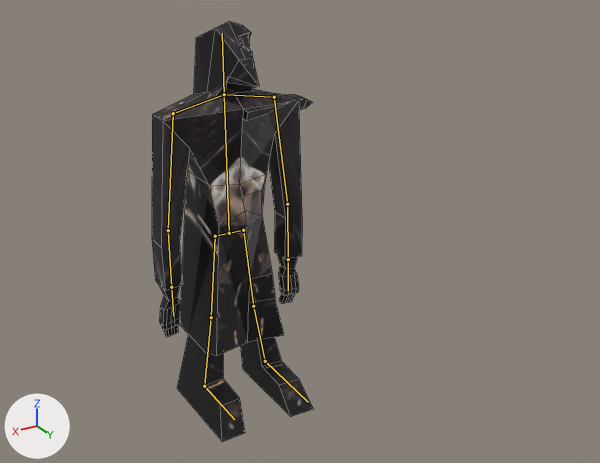
An edit to the Blender file characters/plaguerobot.blend, drawn before and after from the same camera.
Rendered twice from a camera (50 mm lens) standing at (0.904, 1.879, 0.896) and looking at (-0.088, 0.225, 0.068). The lights are fixed; the arrows at lower left show +X, +Y and +Z. The bones that bend it are drawn over the model as lines. Mesh edges are drawn as thin lines.

The first picture shows 'doctor'.
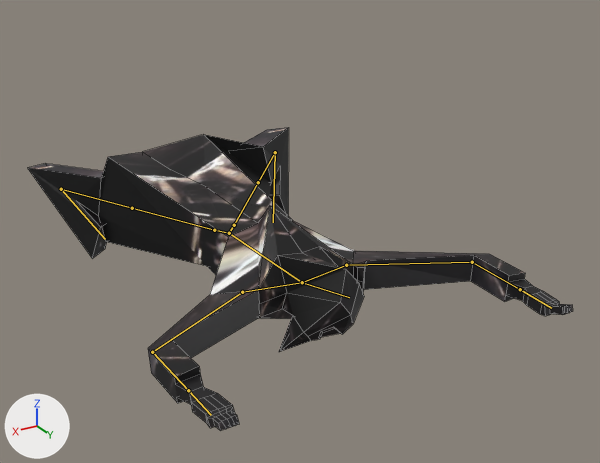
The newer file adds an action. The first version stands in its rest pose; the second is drawn at frame 0 of the action 'deadpose'.

Location of each change, (x1, y1, x2, y2) in pixels of the pictures (600 x 463 px):
```json
{"object": "doctor", "change": "posed", "before": [152, 21, 313, 442], "after": [28, 127, 573, 431], "on screen": "237% wider, 28% shorter"}
{"bone": "bone_spine", "before": "(229, 233) to (224, 94)", "after": "(229, 233) to (302, 282)"}
{"bone": "bone_arm_upper_left", "before": "(274, 97) to (287, 204)", "after": "(346, 265) to (472, 262)"}
{"bone": "bone_arm_lower_left", "before": "(287, 204) to (288, 259)", "after": "(472, 262) to (520, 289)"}
{"bone": "bone_head", "before": "(224, 94) to (222, 33)", "after": "(302, 282) to (349, 297)"}
{"bone": "bone_arm_upper_right", "before": "(173, 113) to (168, 230)", "after": "(242, 292) to (152, 352)"}
{"bone": "bone_arm_lower_right", "before": "(168, 230) to (171, 287)", "after": "(152, 352) to (188, 390)"}
{"bone": "bone_hip_left", "before": "(229, 233) to (243, 230)", "after": "(229, 233) to (234, 225)"}
{"bone": "bone_quad_left", "before": "(243, 230) to (253, 306)", "after": "(234, 225) to (258, 182)"}
{"bone": "bone_calf_left", "before": "(253, 306) to (265, 361)", "after": "(258, 182) to (275, 152)"}
{"bone": "bone_left_foot", "before": "(265, 361) to (308, 402)", "after": "(275, 152) to (273, 222)"}
{"bone": "bone_hip_right", "before": "(229, 233) to (215, 236)", "after": "(229, 233) to (214, 230)"}
{"bone": "bone_quad_right", "before": "(215, 236) to (211, 317)", "after": "(214, 230) to (132, 208)"}
{"bone": "bone_calf_right", "before": "(211, 317) to (204, 386)", "after": "(132, 208) to (61, 189)"}
{"bone": "bone_right_foot", "before": "(204, 386) to (234, 419)", "after": "(61, 189) to (105, 239)"}
```

The change, as JSON lines over the scene's bpy script:
```json
{"block": "bone_bone_spine", "where": "bone_bone_spine = bpy.data.objects['Armature'].pose.bones['bone_spine']"}
{"op": "set", "path": "bone_bone_spine.rotation_quaternion", "old": "(1.0, 0.0, 0.0, 0.0)", "new": "(0.721, 0.693, 0.0, 0.0)", "note": "degrees (0, 0, 0) -> degrees (88, 0, 0)"}
{"block": "bone_bone_arm_upper_left", "where": "bone_bone_arm_upper_left = bpy.data.objects['Armature'].pose.bones['bone_arm_upper_left']  # child of 'bone_shoulder_left'"}
{"op": "set", "path": "bone_bone_arm_upper_left.rotation_quaternion", "old": "(1.0, 0.0, 0.0, 0.0)", "new": "(0.57, 0.006, 0.005, 0.821)", "note": "degrees (0, 0, 0) -> degrees (1, 0, 110)"}
{"block": "bone_bone_arm_lower_left", "where": "bone_bone_arm_lower_left = bpy.data.objects['Armature'].pose.bones['bone_arm_lower_left']  # child of 'bone_arm_upper_left'"}
{"op": "set", "path": "bone_bone_arm_lower_left.rotation_quaternion", "old": "(1.0, 0.0, 0.0, 0.0)", "new": "(0.81, 0.023, 0.001, 0.585)", "note": "degrees (0, 0, 0) -> degrees (2, -1, 72)"}
{"block": "bone_bone_head", "where": "bone_bone_head = bpy.data.objects['Armature'].pose.bones['bone_head']  # child of 'bone_spine'"}
{"op": "set", "path": "bone_bone_head.location", "old": "(0.0, 0.0, 0.0)", "new": "(0.0, -0.247, 0.255)"}
{"op": "set", "path": "bone_bone_head.rotation_quaternion", "old": "(1.0, 0.0, 0.0, 0.0)", "new": "(0.857, -0.092, -0.502, -0.073)", "note": "degrees (0, 0, 0) -> degrees (-10, -61, -4)"}
{"block": "bone_bone_arm_upper_right", "where": "bone_bone_arm_upper_right = bpy.data.objects['Armature'].pose.bones['bone_arm_upper_right']  # child of 'bone_shoulder_right'"}
{"op": "set", "path": "bone_bone_arm_upper_right.rotation_quaternion", "old": "(1.0, 0.0, 0.0, 0.0)", "new": "(0.57, 0.006, -0.005, -0.821)", "note": "degrees (0, 0, 0) -> degrees (1, 0, -110)"}
{"block": "bone_bone_arm_lower_right", "where": "bone_bone_arm_lower_right = bpy.data.objects['Armature'].pose.bones['bone_arm_lower_right']  # child of 'bone_arm_upper_right'"}
{"op": "set", "path": "bone_bone_arm_lower_right.rotation_quaternion", "old": "(1.0, 0.0, 0.0, 0.0)", "new": "(0.81, 0.023, -0.001, -0.585)", "note": "degrees (0, 0, 0) -> degrees (2, 1, -72)"}
{"block": "bone_bone_hip_left", "where": "bone_bone_hip_left = bpy.data.objects['Armature'].pose.bones['bone_hip_left']"}
{"op": "set", "path": "bone_bone_hip_left.rotation_quaternion", "old": "(1.0, 0.0, 0.0, 0.0)", "new": "(0.923, 0.056, 0.028, 0.379)", "note": "degrees (0, 0, 0) -> degrees (7, 1, 45)"}
{"block": "bone_bone_quad_left", "where": "bone_bone_quad_left = bpy.data.objects['Armature'].pose.bones['bone_quad_left']  # child of 'bone_hip_left'"}
{"op": "set", "path": "bone_bone_quad_left.rotation_quaternion", "old": "(1.0, 0.0, 0.0, 0.0)", "new": "(0.526, 0.488, 0.502, 0.483)", "note": "degrees (0, 0, 0) -> degrees (89, 3, 88)"}
{"block": "bone_bone_calf_left", "where": "bone_bone_calf_left = bpy.data.objects['Armature'].pose.bones['bone_calf_left']  # child of 'bone_quad_left'"}
{"op": "set", "path": "bone_bone_calf_left.rotation_quaternion", "old": "(1.0, 0.0, 0.0, 0.0)", "new": "(0.999, -0.038, -0.001, -0.002)", "note": "degrees (0, 0, 0) -> degrees (-4, 0, 0)"}
{"block": "bone_bone_left_foot", "where": "bone_bone_left_foot = bpy.data.objects['Armature'].pose.bones['bone_left_foot']  # child of 'bone_calf_left'"}
{"op": "set", "path": "bone_bone_left_foot.location", "old": "(0.0, 0.0, 0.0)", "new": "(-0.005, -0.008, -0.001)"}
{"op": "set", "path": "bone_bone_left_foot.rotation_quaternion", "old": "(1.0, 0.0, 0.0, 0.0)", "new": "(0.882, 0.084, 0.0, -0.464)", "note": "degrees (0, 0, 0) -> degrees (9, 4, -55)"}
{"block": "bone_bone_hip_right", "where": "bone_bone_hip_right = bpy.data.objects['Armature'].pose.bones['bone_hip_right']"}
{"op": "set", "path": "bone_bone_hip_right.rotation_quaternion", "old": "(1.0, 0.0, 0.0, 0.0)", "new": "(0.924, 0.054, -0.028, -0.378)", "note": "degrees (0, 0, 0) -> degrees (7, -1, -45)"}
{"block": "bone_bone_quad_right", "where": "bone_bone_quad_right = bpy.data.objects['Armature'].pose.bones['bone_quad_right']  # child of 'bone_hip_right'"}
{"op": "set", "path": "bone_bone_quad_right.rotation_quaternion", "old": "(1.0, 0.0, 0.0, 0.0)", "new": "(0.523, 0.489, -0.5, -0.487)", "note": "degrees (0, 0, 0) -> degrees (89, -3, -89)"}
{"block": "bone_bone_calf_right", "where": "bone_bone_calf_right = bpy.data.objects['Armature'].pose.bones['bone_calf_right']  # child of 'bone_quad_right'"}
{"op": "set", "path": "bone_bone_calf_right.rotation_quaternion", "old": "(1.0, 0.0, 0.0, 0.0)", "new": "(1.0, -0.023, 0.0, 0.0)", "note": "degrees (0, 0, 0) -> degrees (-3, 0, 0)"}
{"block": "bone_bone_right_foot", "where": "bone_bone_right_foot = bpy.data.objects['Armature'].pose.bones['bone_right_foot']  # child of 'bone_calf_right'"}
{"op": "set", "path": "bone_bone_right_foot.location", "old": "(0.0, 0.0, 0.0)", "new": "(-0.005, 0.008, 0.001)"}
{"op": "set", "path": "bone_bone_right_foot.rotation_quaternion", "old": "(1.0, 0.0, 0.0, 0.0)", "new": "(0.882, 0.069, -0.003, 0.466)", "note": "degrees (0, 0, 0) -> degrees (7, -4, 55)"}
```
